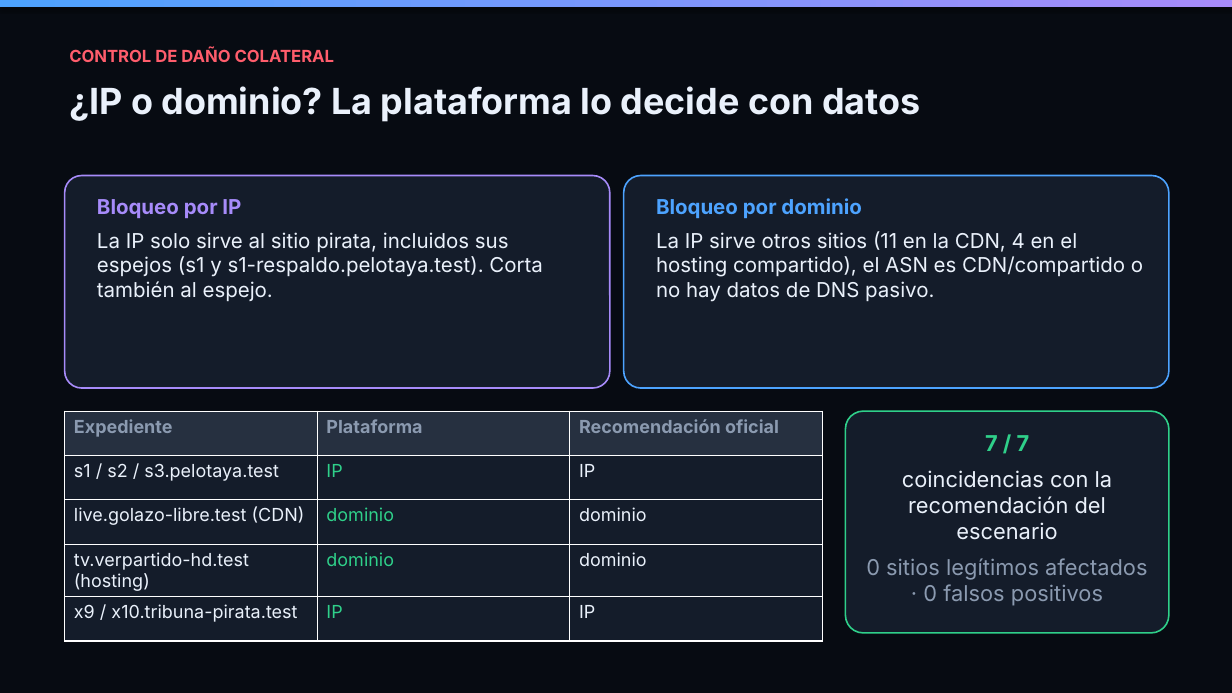
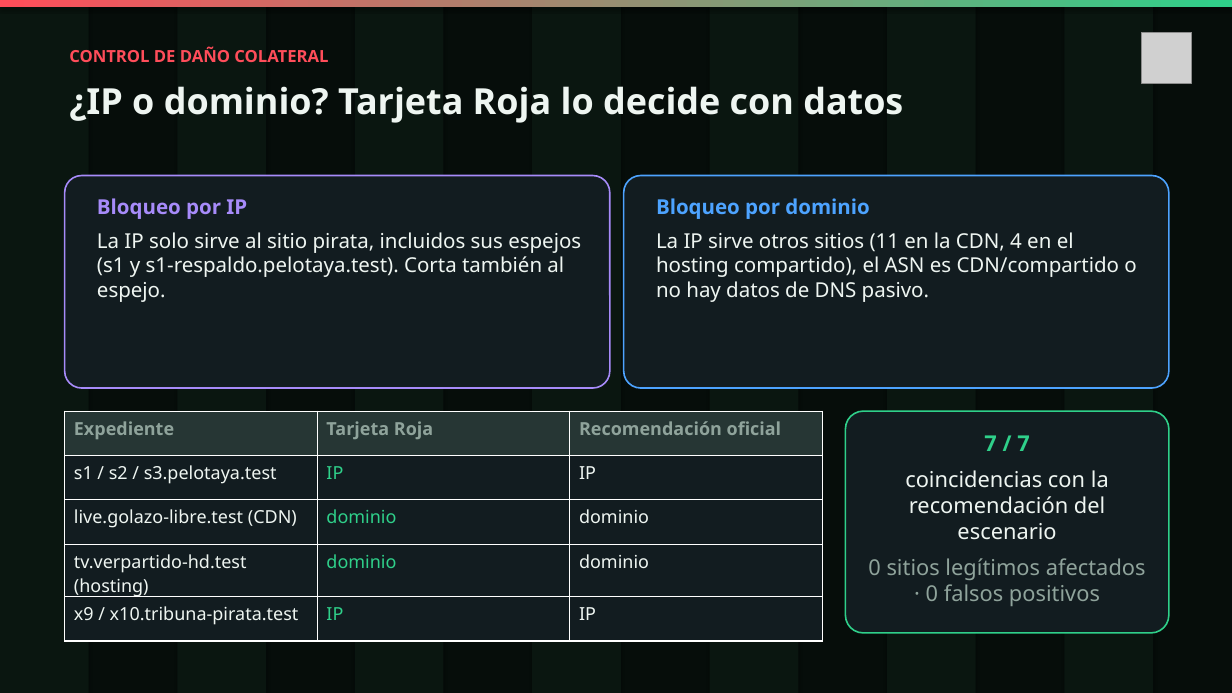
Before and after one commit to Maurezg7/achique, a slide deck: slide 5 of entrega/presentacion.pptx. Drawn at 1232x693 pixels with LibreOffice and Linux fonts; fonts in the diff are those of the drawing; grey boxes stand for pictures. Boxes give left, top, right and bottom in pixels: in the first picture for what was removed or moved away, otherwise in the second. Text is boxed around its words. In the diff, an @@ line names an element or a change of style, - is before the commit and + after.

Commit message:
docs: presentación con la marca Tarjeta Roja y la UI nueva

```diff
--- a/entrega/presentacion.pptx
+++ b/entrega/presentacion.pptx
@@ background #070B12 to #060D0A @@
@@ rectangle at <box>0,0,1232,7</box>: fill gradient #4DA3FF to #A78BFA to gradient #FF4D5A to #2FD08A @@
@@ rectangle added at <box>0,0,89,693</box>, fill #0A1610 @@
@@ rectangle added at <box>177,0,266,693</box>, fill #0A1610 @@
@@ rectangle added at <box>355,0,444,693</box>, fill #0A1610 @@
@@ rectangle added at <box>532,0,621,693</box>, fill #0A1610 @@
@@ rectangle added at <box>710,0,799,693</box>, fill #0A1610 @@
@@ rectangle added at <box>887,0,976,693</box>, fill #0A1610 @@
@@ rectangle added at <box>1065,0,1153,693</box>, fill #0A1610 @@
@@ text "CONTROL DE DAÑO COLATERAL" at <box>69,47,328,62</box>: font Inter to Noto Sans, text colour #FF5D6C to #FF4D5A @@
@@ picture added at <box>1141,32,1192,83</box> @@
@@ text at <box>69,86,903,123</box>: text changed; font Inter to Noto Sans; text colour #EAF1FB to #EEF5F1 @@
-¿IP o dominio? La plataforma lo decide con datos
+¿IP o dominio? Tarjeta Roja lo decide con datos
@@ text "Bloqueo por IP" at <box>97,198,581,302</box>: font Inter to Noto Sans; text colour #EAF1FB to #EEF5F1 in "La IP solo sirve al sitio pirata, ..." @@
@@ text "Bloqueo por dominio" at <box>656,198,1136,302</box>: font Inter to Noto Sans; text colour #EAF1FB to #EEF5F1 in "La IP sirve otros sitios (11 en ..." @@
@@ table at <box>65,411,822,633</box> @@
-row 1, column 2: Plataforma
+row 1, column 2: Tarjeta Roja
@@ fill #263040 to #263634 in row 1 @@
@@ fill #141C2A to #121C20 in 12 cells @@
@@ font Inter to Noto Sans @@
@@ text colour #8B9AB0 to #8FA39B in "Expediente", "Recomendación oficial" @@
@@ text colour #EAF1FB to #EEF5F1 in "s1 / s2 / s3.pelotaya.test", "IP", "live.golazo-libre.test (CDN)", "dominio" and 4 more places @@
@@ fill #141C2A to #121C20 in 3 elements at <box>65,176,610,388</box>, <box>624,176,1169,388</box>, <box>846,411,1169,633</box> @@
@@ text "7 / 7" at <box>868,435,1146,606</box>: font Inter to Noto Sans; text colour #EAF1FB to #EEF5F1 in "coincidencias con la recomendación del escenario"; text colour #8B9AB0 to #8FA39B in "0 sitios legítimos afectados · 0 falsos ..." @@
```
Also in this commit, not shown: 10 other slides changed.
